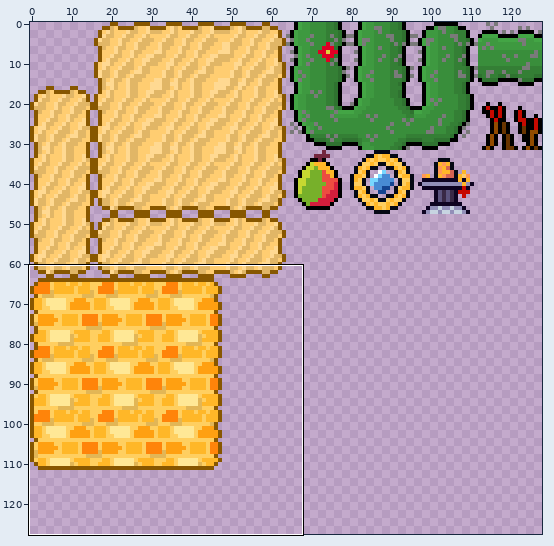
Sprite sheet, stored at assets/tilesets/desert_tilemap.png. The picture above shows the old version from afar; the outline marks the close-up.
Close-up. The starting point:
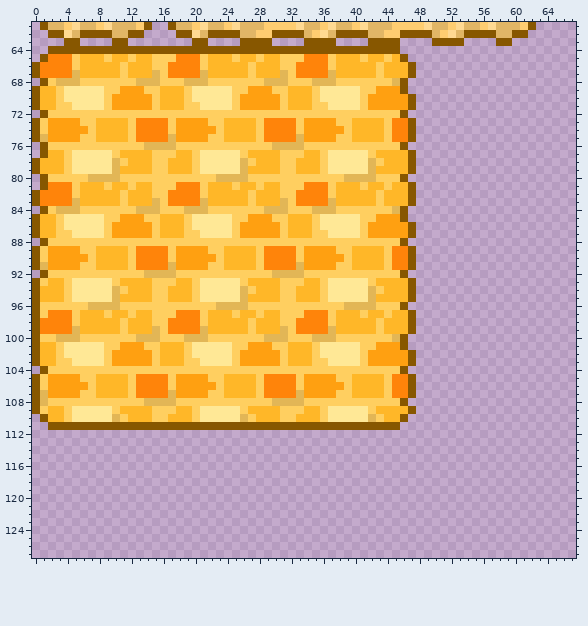
The file is 128x128 pixels. Colours within 5 levels of each other are drawn and written as one. Shown: x 0..67, y 61..127. The commit also changed other parts of the picture, which this record leaves out.
The same view after the edit:
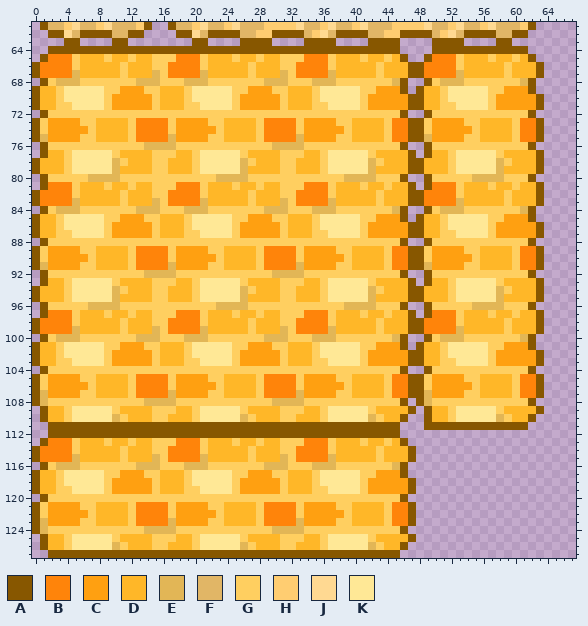
Palette (. is transparent): A #875700  B #ff840a  C #ffa011  D #ffb728  E #e2b656  F #e1b666  G #ffcf60  H #ffcd71  J #ffd992  K #ffe896
From old to new:
Changed rows in their new state; - is an unchanged pixel.
first column x 0:
 64 --------------------------------------------------AAAAAAAAAAAA--
 65 -------------------------------------------------ABBBGDDDGDDGDA-
 66 ------------------------------------------------ABBBBGDDDDDGDDDA
 67 ------------------------------------------------ABBBBEDDDDDGDDDA
 68 -------------------------------------------------AGEEEGGGGGGGEA-
 69 ------------------------------------------------ADDGKKKKKGGCCCA-
 70 ------------------------------------------------ADDGKKKKKGCCCCCA
 71 ------------------------------------------------ADDGGKKKKGCCCCCA
 72 -------------------------------------------------AGGGGGGGGGGGGA-
 73 ------------------------------------------------AGCCCCGGDDDDGBBA
 74 ------------------------------------------------AGCCCCCGDDDDGBBA
 75 ------------------------------------------------AECCCCGGDDDDGBBA
 76 -------------------------------------------------AGGGGGGGGGGGGA-
 77 -------------------------------------------------ADDGKKKKKGDDDDA
 78 ------------------------------------------------ADDDGKKKKKEGDDDA
 79 ------------------------------------------------ADDDGKKKKKEDDDDA
 80 -------------------------------------------------AGGGGGEEEEGGGA-
 81 -------------------------------------------------ABBBGDDDGDDGDDA
 82 ------------------------------------------------ABBBBGDDDDDGDDDA
 83 ------------------------------------------------ABBBBEDDDDDGDDDA
 84 -------------------------------------------------AGEEEGGGGGGGEA-
 85 ------------------------------------------------ADDGKKKKKGGCCCA-
 86 ------------------------------------------------ADDGKKKKKGCCCCCA
 87 ------------------------------------------------ADDGGKKKKGCCCCCA
 88 -------------------------------------------------AGGGGGGGGGGGGA-
 89 ------------------------------------------------AGCCCCGGDDDDGBBA
 90 ------------------------------------------------AGCCCCCGDDDDGBBA
 91 ------------------------------------------------AECCCCGGDDDDGBBA
 92 -------------------------------------------------AGGGGGGGGGGGGA-
 93 .A-----------------------------------------------ADDGKKKKKGDDDDA
 94 ------------------------------------------------ADDDGKKKKKEGDDDA
 95 ------------------------------------------------ADDDGKKKKKEDDDDA
 96 .A-----------------------------------------------AGGGGGEEEEGGGA-
 97 .A-----------------------------------------------ABBBGDDDGDDGDDA
 98 ------------------------------------------------ABBBBGDDDDDGDDDA
 99 ------------------------------------------------ABBBBEDDDDDGDDDA
100 .A-----------------------------------------------AGEEEGGGGGGGEA-
101 ------------------------------------------------ADDGKKKKKGGCCCA-
102 ------------------------------------------------ADDGKKKKKGCCCCCA
103 ------------------------------------------------ADDGGKKKKGCCCCCA
104 -------------------------------------------------AGGGGGGGGGGGGA-
105 ------------------------------------------------AGCCCCGGDDDDGBBA
106 ------------------------------------------------AGCCCCCGDDDDGBBA
107 ------------------------------------------------AECCCCGGDDDDGBBA
108 ------------------------------------------------AEGGGGGGGGGGGGA-
109 .A-----------------------------------------------ADDGKKKKKGDDDDA
110 -------------------------------------------------ADDGKKKKKEGDDA-
111 -------------------------------------------------AAAAAAAAAAAAA--
112 --AAAAAAAAAAAAAAAAAAAAAAAAAAAAAAAAAAAAAAAAAAAA------------------
113 -ABBBGDDDGDDGDDGGGBBBGDDDGDDGDDGGGBBBGDDDGDDGDA-----------------
114 ABBBBGDDDDDGDDDGGBBBBGDDDDDGDDDGGBBBBGDDDDDGDDDA----------------
115 ABBBBEDDDDDGDDDEGBBBBEDDDDDGDDDEGBBBBEDDDDDGDDDA----------------
116 -AGEEEGGGGGGGEEEGGGEEEGGGGGGGEEEGGGEEEGGGGGGGEA-----------------
117 ADDGKKKKKGGCCCGGDDDGKKKKKGGCCCGGDDDGKKKKKGGCCCA-----------------
118 ADDGKKKKKGCCCCCGDDDGKKKKKGCCCCCGDDDGKKKKKGCCCCCA----------------
119 ADDGGKKKKGCCCCCGDDDGGKKKKGCCCCCGDDDGGKKKKGCCCCCA----------------
120 -AGGGGGGGGGGGGGGGGGGGGGGGGGGGGGGGGGGGGGGGGGGGGA-----------------
121 AGCCCCGGDDDDGBBBBGCCCCGGDDDDGBBBBGCCCCGGDDDDGBBA----------------
122 AGCCCCCGDDDDGBBBBGCCCCCGDDDDGBBBBGCCCCCGDDDDGBBA----------------
123 AECCCCGGDDDDGBBBBECCCCGGDDDDGBBBBECCCCGGDDDDGBBA----------------
124 AEGGGGGGGGGGGGEEEEGGGGGGGGGGGGEEEEGGGGGGGGGGGGA-----------------
125 -ADDGKKKKKGDDDDGGGDDGKKKKKGDDDDGGGDDGKKKKKGDDDDA----------------
126 -ADDGKKKKKEGDDDGGDDDGKKKKKEGDDDGGDDDGKKKKKEGDDA-----------------
127 --AAAAAAAAAAAAAAAAAAAAAAAAAAAAAAAAAAAAAAAAAAAA------------------
Changed places in both close-ups, as pixel boxes (x1, y1, x2, y2):
changed: (32, 46, 544, 558)
